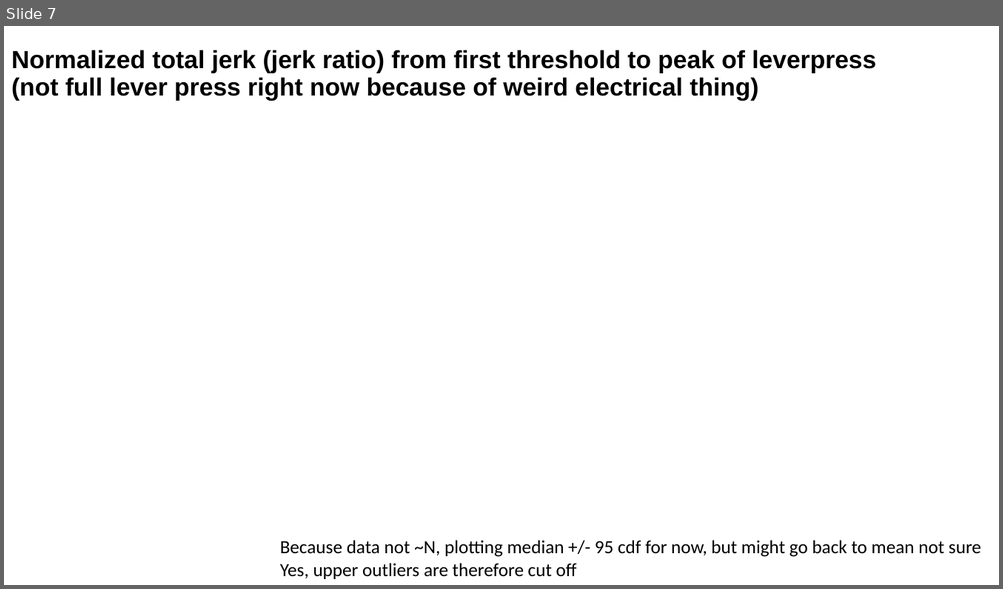
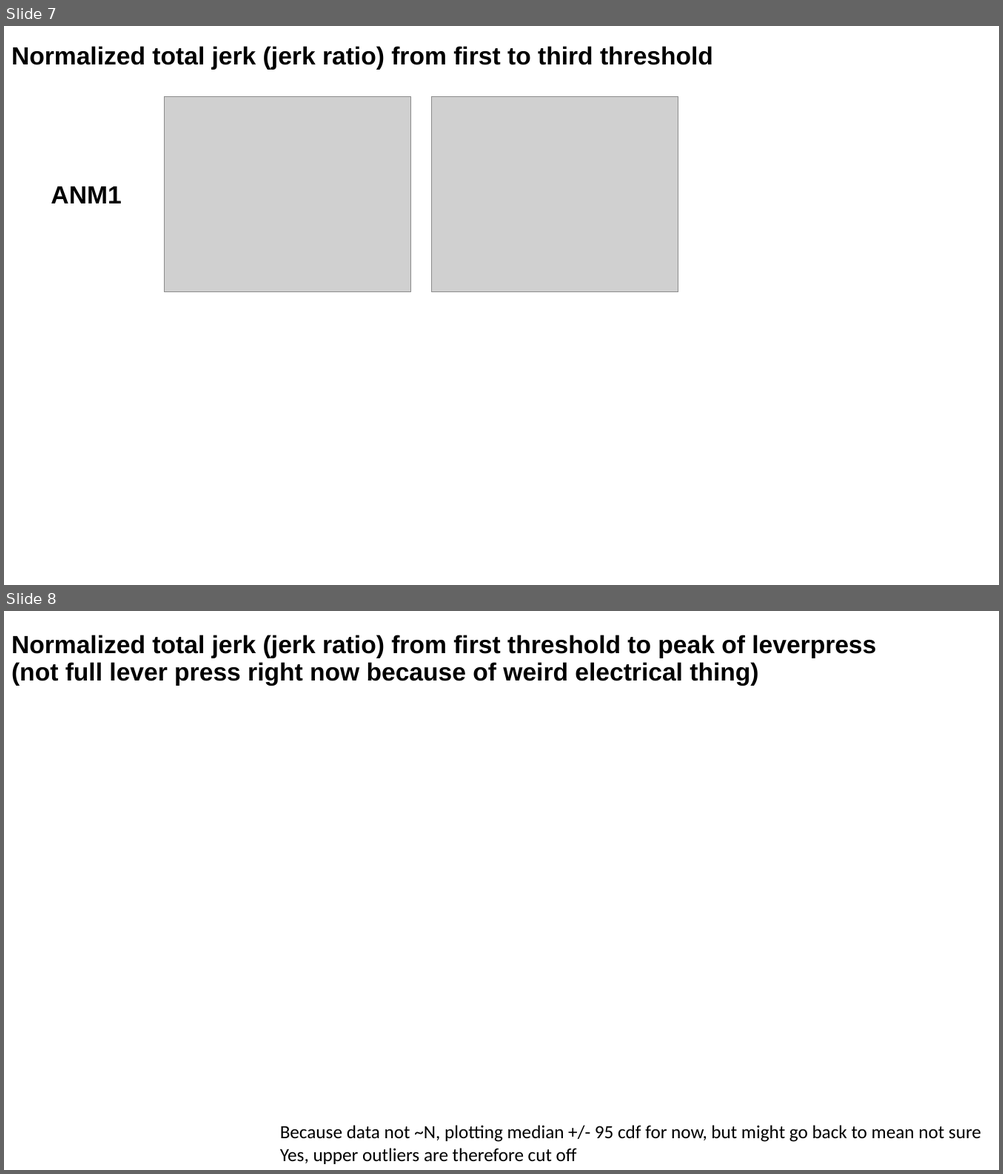
Before and after one commit to paulazoo/behavior, a slide deck: presentations_and_figures/240205.pptx. Shown one above the other, each under a label of ours: slide 7 before the commit, slides 7 and 8 after it. The pictures are 1003x589 and 1003x1174 pixels, drawn with LibreOffice and Linux fonts; fonts in the diff are those of the drawing; grey boxes stand for pictures. Boxes give left, top, right and bottom in pixels: in the first picture for what was removed or moved away, otherwise in the second. Text is boxed around its words. In the diff, an @@ line names an element or a change of style, - is before the commit and + after.

Commit message:
align to first threshold and do jerk and search down first the nup

```diff
--- a/presentations_and_figures/240205.pptx
+++ b/presentations_and_figures/240205.pptx
@@ slide 7 added at [4, 26, 999, 585], background #FFFFFF @@
@@ title added at [11, 46, 713, 70], 24 pt, text #000000, bold @@
+Normalized total jerk (jerk ratio) from first to third threshold
@@ picture added at [165, 97, 412, 292] @@
@@ picture added at [432, 97, 678, 292] @@
@@ text added at [51, 187, 121, 204], 24 pt, text #000000, bold @@
+ANM1
@@ what was slide 7 is now slide 8 @@
```
Also in this commit, not shown: 5 slides changed, 20 other files.
